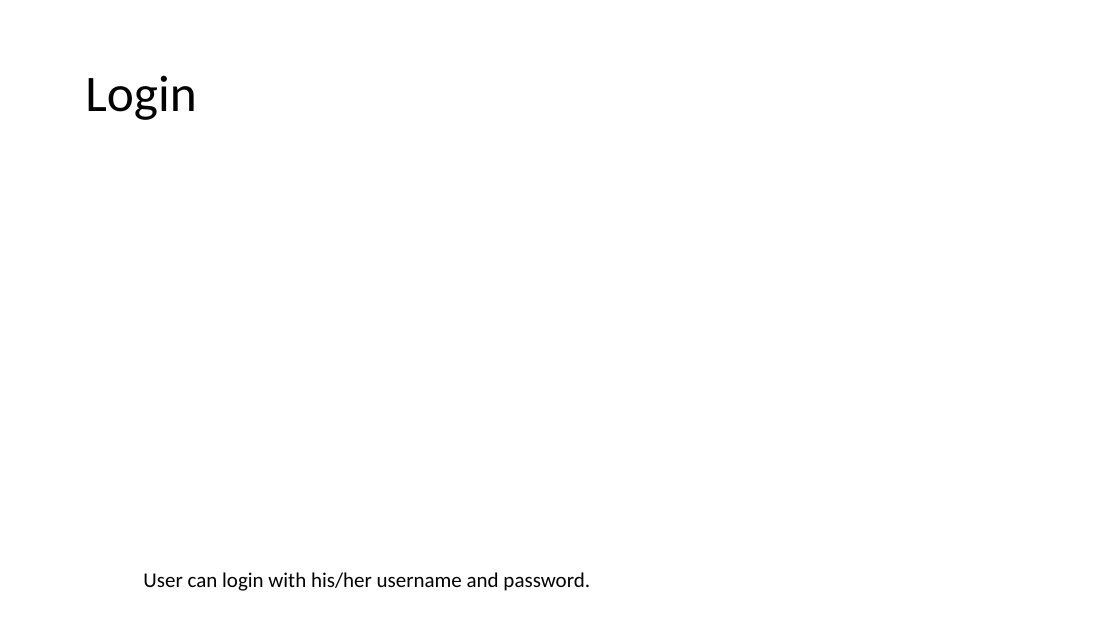
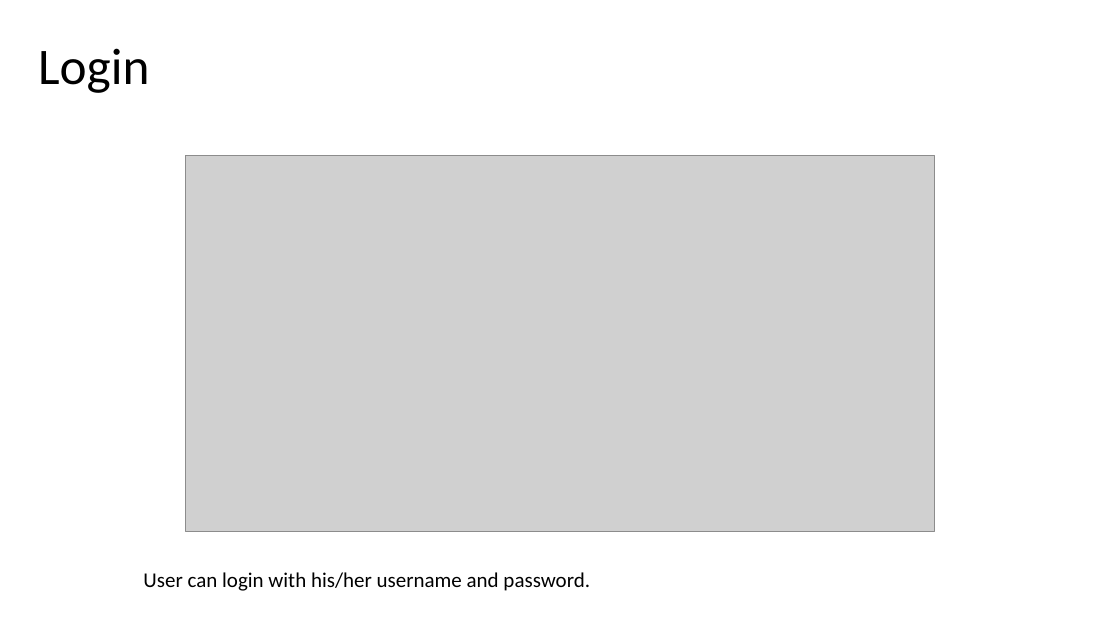
Before and after one commit to ZirconiumZr/UOB_SIT, a slide deck: slide 4 of uob_website/analysis/utils/Voice_To_Text_Analysis_Web_UserGuide.pptx. Drawn at 1120x630 pixels with LibreOffice and Linux fonts; fonts in the diff are those of the drawing; grey boxes stand for pictures. Boxes give left, top, right and bottom in pixels: in the first picture for what was removed or moved away, otherwise in the second. Text is boxed around its words. In the diff, an @@ line names an element or a change of style, - is before the commit and + after.

```diff
--- a/uob_website/analysis/utils/Voice_To_Text_Analysis_Web_UserGuide.pptx
+++ b/uob_website/analysis/utils/Voice_To_Text_Analysis_Web_UserGuide.pptx
@@ text "Login" moved from (x1=85, y1=75, x2=196, y2=120) to (x1=38, y1=48, x2=149, y2=93) @@
@@ text "Login" at (x1=38, y1=48, x2=149, y2=93): line spacing 0.9 to 1 @@
@@ picture added at (x1=186, y1=155, x2=935, y2=531) @@
```
Also in this commit, not shown: 2 other slides changed, 12 slides added, 9 slides removed.
